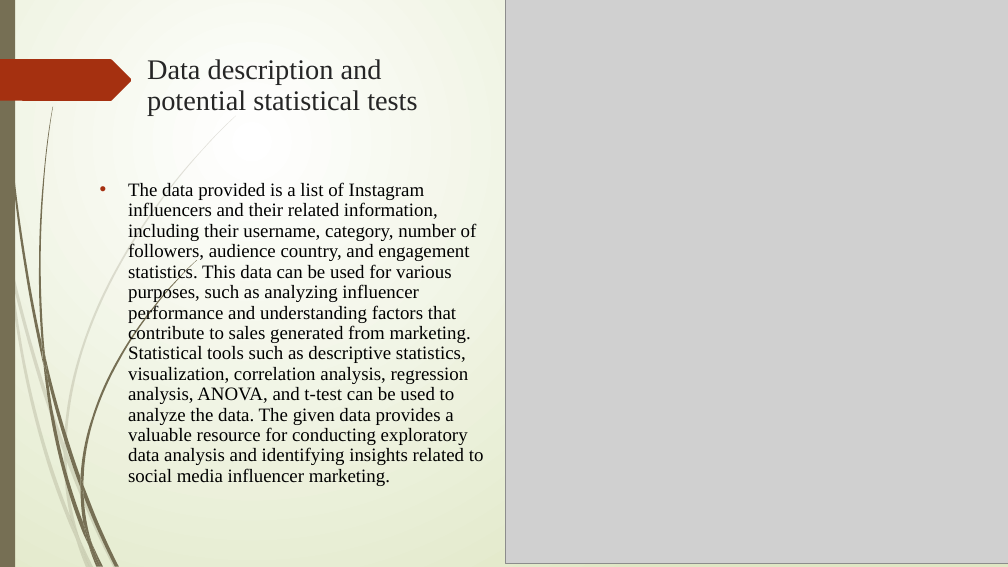
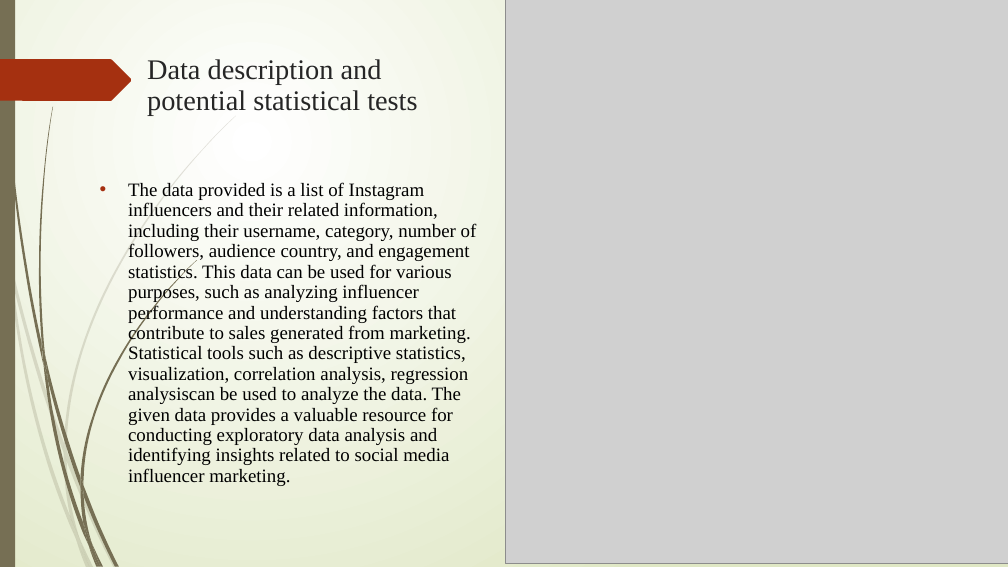
Before and after one commit to SaiSashankYalamarthi/Analyzing-the-Impact-of-Influencers-on-Marketing-campaigns-, a slide deck: slide 3 of EMPIRICAL FINAL PPT.pptx. Drawn at 1008x567 pixels with LibreOffice and Linux fonts; fonts in the diff are those of the drawing; grey boxes stand for pictures. Boxes give left, top, right and bottom in pixels: in the first picture for what was removed or moved away, otherwise in the second. Text is boxed around its words. In the diff, an @@ line names an element or a change of style, - is before the commit and + after.

```diff
--- a/EMPIRICAL FINAL PPT.pptx
+++ b/EMPIRICAL FINAL PPT.pptx
@@ text at box(128, 182, 477, 486): text changed @@
-• The data provided is a list of Instagram influencers and their related information, including their username, category, number of followers, audience country, and engagement statistics. This data can be used for various purposes, such as analyzing influencer performance and understanding factors that contribute to sales generated from marketing. Statistical tools such as descriptive statistics, visualization, correlation analysis, regression analysis, ANOVA, and t-test can be used to analyze the data. The given data provides a valuable resource for conducting exploratory data analysis and identifying insights related to social media influencer marketing.
+• The data provided is a list of Instagram influencers and their related information, including their username, category, number of followers, audience country, and engagement statistics. This data can be used for various purposes, such as analyzing influencer performance and understanding factors that contribute to sales generated from marketing. Statistical tools such as descriptive statistics, visualization, correlation analysis, regression analysiscan be used to analyze the data. The given data provides a valuable resource for conducting exploratory data analysis and identifying insights related to social media influencer marketing.
```
Also in this commit, not shown: 4 other slides changed, 4 slides added.
